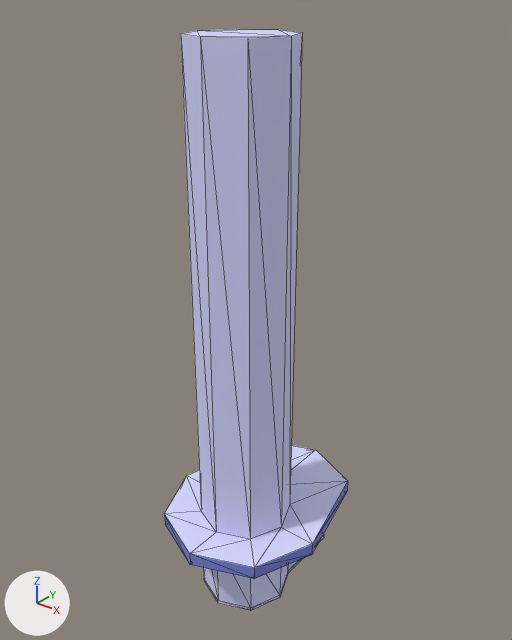
Two versions of the glTF model models/delivery.glb, one commit apart.
One viewpoint serves both versions: a 50 mm lens placed at (48.1, -57.9, 77.1), pointed at (-1.2, 3.7, 38.9). Arrows for +X, +Y and +Z are at lower left; the lights stay in place. Mesh edges are drawn as thin lines. Where no turn or scale is listed for an object, it has been applied to the vertices. Vertices at the same position are counted once.

Objects in the first picture: 'Delivery'.
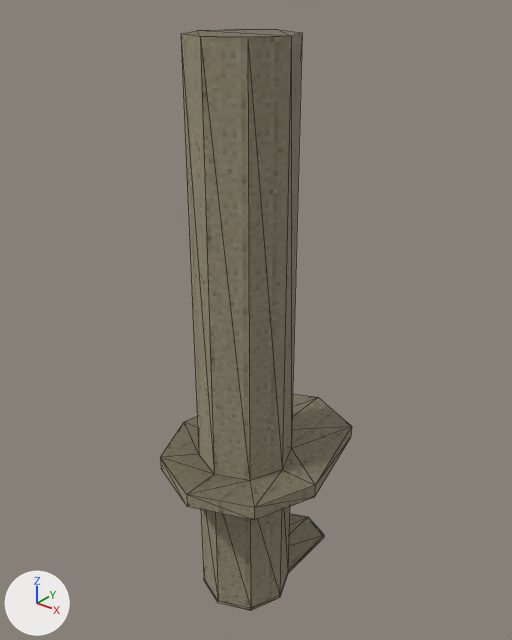
Where the newer file only moved an object's origin or applied its transform, the numbers keep the older frame.

Where the change shows, as pixel boxes (x1, y1, x2, y2) in the pictures (512 x 640 px; the box of a moved part takes in the faces that stretch with it):
'Delivery', surface changed, reshaped: before (164, 29, 348, 611); after (160, 29, 352, 611)
part 1 of me_cylinder_001, moved or reshaped: before (164, 33, 348, 608); after (161, 33, 351, 608)
part 2 of me_cylinder_001, surface changed: (182, 29, 324, 611) in both
part 3 of me_cylinder_001, recoloured: before (164, 481, 348, 579); after (160, 426, 352, 520)

Diff of the bpy script that builds the scene:
```diff
--- a/models/delivery.glb.py
+++ b/models/delivery.glb.py
@@ img_concrete_normal @@
+img_concrete_normal = load_image('concrete_normal', '_unpacked/concrete_normal', 32, 32, 'Non-Color')
@@ img_concrete @@
+img_concrete = load_image('concrete', '_unpacked/concrete', 32, 32, 'sRGB')
@@ mat_delivery @@
 mat_delivery = bpy.data.materials.new('delivery')
-# nodes: BsdfPrincipled, OutputMaterial
-# colours: blue #d6d8ff
+# nodes: BsdfPrincipled, Mapping x2, NormalMap, OutputMaterial, TexImage x2, UVMap x2
+# uses the picture img_concrete
+# uses the picture img_concrete_normal
@@ me_cylinder_001 @@
 me_cylinder_001.from_pydata(...)  # 62 vertices, 120 faces; spans x -10.9..10.9, y -10.9..16.7, z 0.0..72.0
 # used by ob_delivery; location = (0.0, 0.0, 0.0)
+# me_cylinder_001 part 1: all 32 vertices in x -10.9..10.9, y -10.9..16.7, z 10.8..12.6 are moved by (0.0, 0.0, 9.3)
+# me_cylinder_001 part 2: 120 kept faces spanning x -10.9..10.9, y -10.9..16.7, z 0.0..72.0 get new texture (UV) coordinates
+# me_cylinder_001 part 3: 16 faces spanning x -10.9..10.9, y -10.9..16.7, z 20.0..21.8 switch from mat_deliveryroof (blue #7884db) to mat_delivery
```
